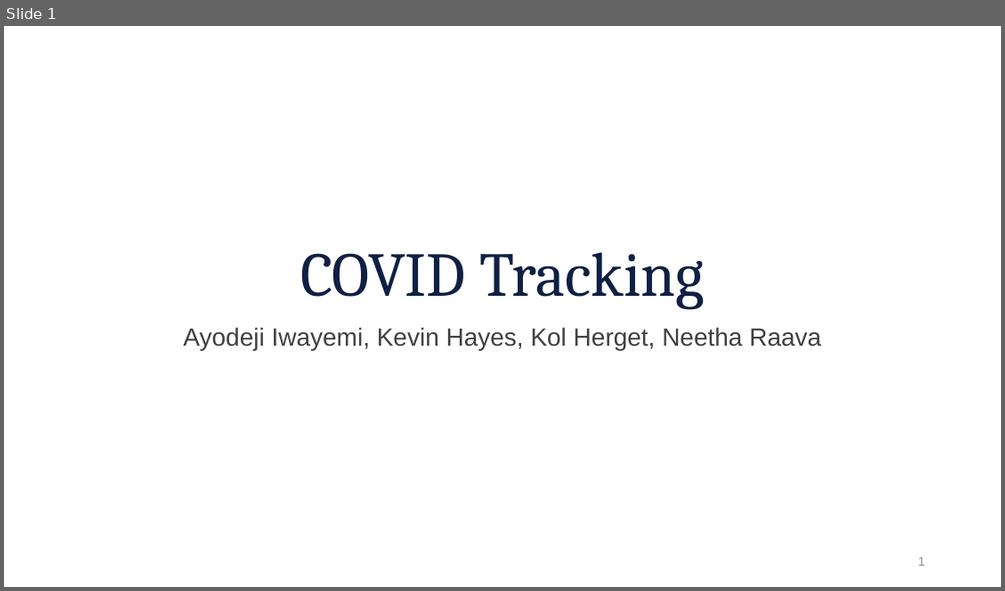
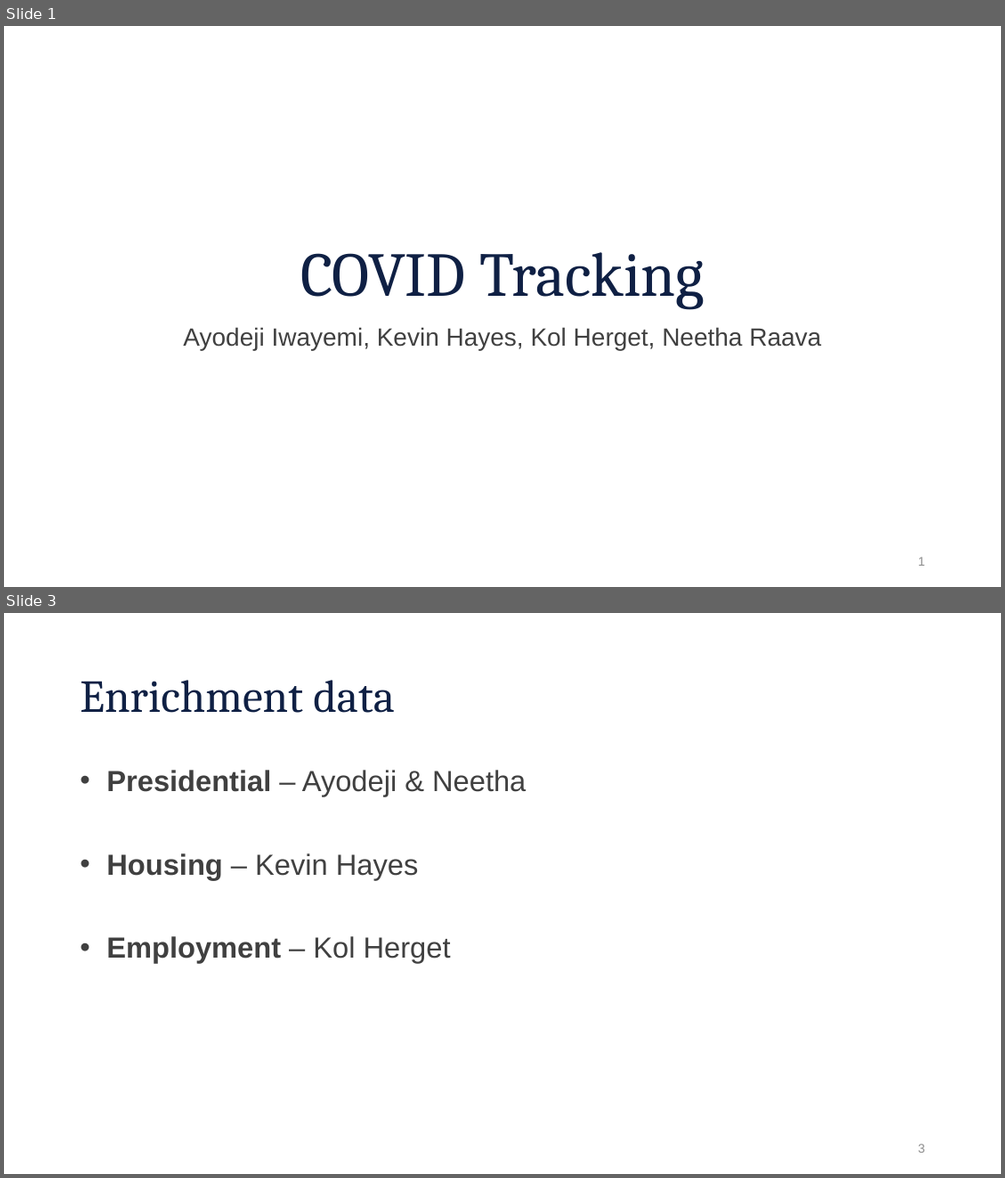
Before and after one commit to aiwayemi/Group-1, a slide deck: ProjPresentation.pptx. Shown one above the other, each under a label of ours: slide 1 before the commit, slides 1 and 3 after it; the slides between them are not shown. The pictures are 1005x591 and 1005x1178 pixels, drawn with LibreOffice and Linux fonts; fonts in the diff are those of the drawing; background and template pictures are left out. Boxes give left, top, right and bottom in pixels: in the first picture for what was removed or moved away, otherwise in the second. Text is boxed around its words. In the diff, an @@ line names an element or a change of style, - is before the commit and + after.

```diff
--- a/ProjPresentation.pptx
+++ b/ProjPresentation.pptx
@@ slide 3 added at [4, 613, 1001, 1174], background #FFFFFF @@
@@ title added at [80, 680, 395, 713], 44 pt, text #0F2044 @@
+Enrichment data
@@ text added at [106, 770, 526, 963], 28 pt, text #404040 @@
+• Presidential – Ayodeji & Neetha
+• Housing – Kevin Hayes
+• Employment – Kol Herget
@@ page number added at [918, 1143, 925, 1152], 12 pt, text #8C8C8C @@
+3
```
Also in this commit, not shown: 8 slides changed, 1 other slide added, 2 slides removed.
